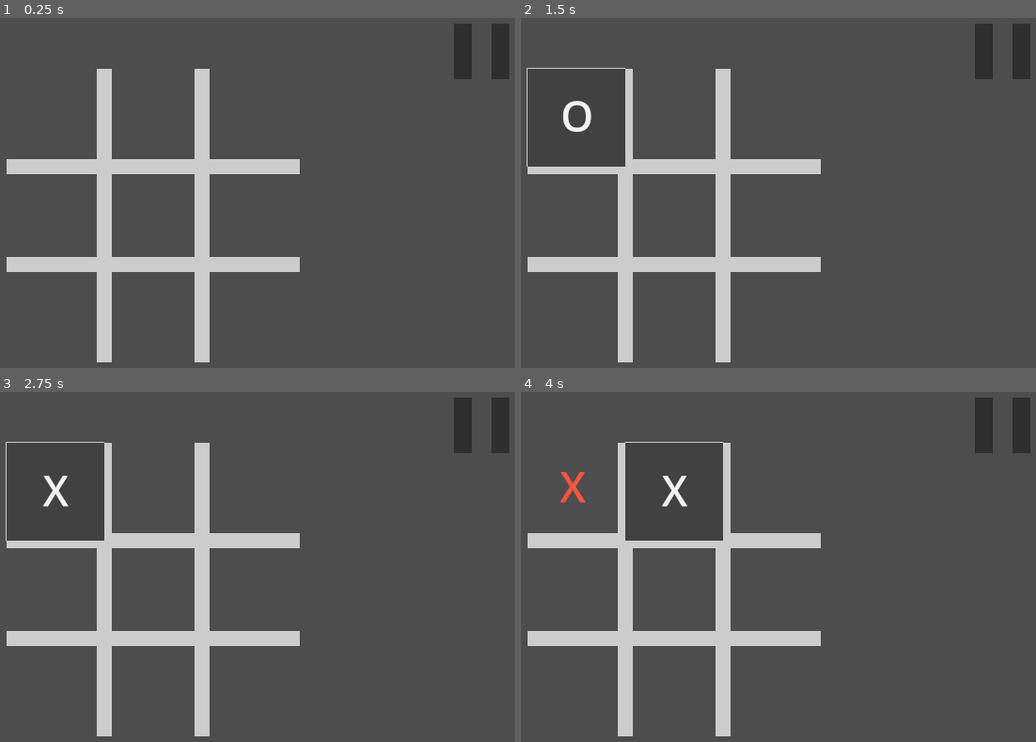
Above: before the commit, frames 1-4 (two rows, left to right).
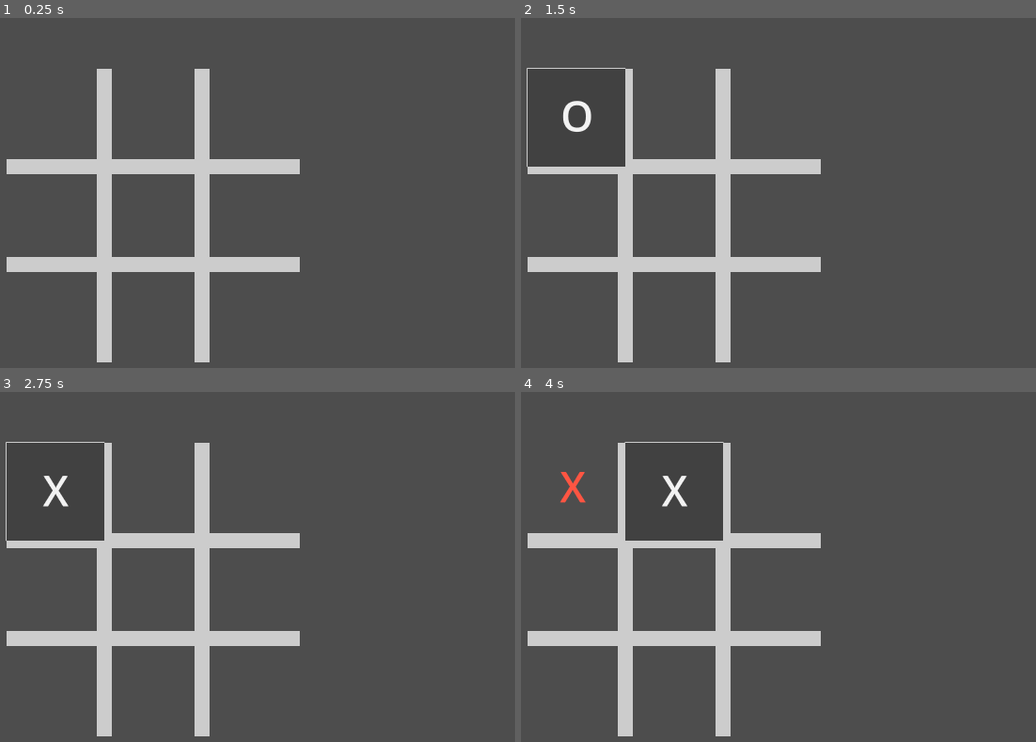
Above: after the commit, the same moments.

Repository: AlixBarreaux/tic-tac-two
Game: Godot game, scene res://scenes/game.tscn
The game is run twice, just before and just after one commit, with the same random seed, the same clock (stepped at 60 frames per second) and the same inputs.
Inputs (mouse positions are in pixels of both pictures, inside the frame that each line leads up to):
- Up to frame 1 (0.25 s): no input
- Up to frame 2 (1.5 s): click (577, 116) at 0.5 s; click "X" at 1.25 s
- Up to frame 3 (2.75 s): click "O" at 2 s
- Up to frame 4 (4 s): click (675, 490) at 2.75 s; click "O" at 3.5 s

The runs differ from the first frame. In frame 1, 1.1% of the frame differs, in the area x 88-99%, y 1-18%; in frame 2, 1.1%; in frame 3, 1.1%; in frame 4, 1.1%.

Commit message:
Fix: Wrong player id on win

Diff:
--- a/autoloads/scripts/events.gd
+++ b/autoloads/scripts/events.gd
@@ -5,4 +5,5 @@
 signal game_started
 signal game_reset
 signal player_picked_cell(id: int)
+signal board_assigned_cell
 signal player_won(id: int)
--- a/autoloads/scripts/global.gd
+++ b/autoloads/scripts/global.gd
@@ -28,6 +28,7 @@
 
 
 func on_player_picked_cell(_player_id: int) -> void:
+	await Events.board_assigned_cell
 	if current_player_id == 1:
 		current_player_id = 2
 	else: current_player_id = 1
--- a/scenes/game.tscn
+++ b/scenes/game.tscn
@@ -59,25 +59,19 @@
 
 [node name="CanvasLayer" type="CanvasLayer" parent="."]
 
-[node name="UI" type="Control" parent="CanvasLayer"]
-layout_mode = 3
-anchors_preset = 15
-anchor_right = 1.0
-anchor_bottom = 1.0
-grow_horizontal = 2
-grow_vertical = 2
+[node name="PauseMenuUI" parent="CanvasLayer" instance=ExtResource("3_dlpvo")]
+visible = false
 
-[node name="Board" type="GridContainer" parent="CanvasLayer/UI"]
-layout_mode = 1
+[node name="Board" type="GridContainer" parent="CanvasLayer"]
 anchors_preset = -1
 anchor_left = 0.305
 anchor_top = 0.153
 anchor_right = 0.695
 anchor_bottom = 0.847
-offset_left = -0.360016
-offset_top = -0.144005
-offset_right = 0.359924
-offset_bottom = 0.143982
+offset_left = -0.360046
+offset_top = -0.144012
+offset_right = 0.359863
+offset_bottom = 0.143921
 grow_horizontal = 2
 grow_vertical = 2
 theme_override_constants/h_separation = 0
@@ -87,7 +81,7 @@
 btn_cell_player_1_pawn_color = Color(0.24165, 0.192983, 1, 1)
 btn_cell_player_2_pawn_color = Color(0.99482, 0.332057, 0.258464, 1)
 
-[node name="ButtonCellTopLeft" parent="CanvasLayer/UI/Board" instance=ExtResource("1_b1dxv")]
+[node name="ButtonCellTopLeft" parent="CanvasLayer/Board" instance=ExtResource("1_b1dxv")]
 layout_mode = 2
 focus_neighbor_left = NodePath("../ButtonTopRight")
 focus_neighbor_top = NodePath("../ButtonBottomLeft")
@@ -97,7 +91,7 @@
 focus_previous = NodePath("../ButtonBottomRight")
 theme_override_styles/normal = SubResource("StyleBoxFlat_yptch")
 
-[node name="ButtonCellTopMiddle" parent="CanvasLayer/UI/Board" instance=ExtResource("1_b1dxv")]
+[node name="ButtonCellTopMiddle" parent="CanvasLayer/Board" instance=ExtResource("1_b1dxv")]
 layout_mode = 2
 focus_neighbor_left = NodePath("../ButtonCellTopLeft")
 focus_neighbor_top = NodePath("../ButtonBottomMiddle")
@@ -107,7 +101,7 @@
 focus_previous = NodePath("../ButtonCellTopLeft")
 theme_override_styles/normal = SubResource("StyleBoxFlat_elyke")
 
-[node name="ButtonTopRight" parent="CanvasLayer/UI/Board" instance=ExtResource("1_b1dxv")]
+[node name="ButtonTopRight" parent="CanvasLayer/Board" instance=ExtResource("1_b1dxv")]
 layout_mode = 2
 focus_neighbor_left = NodePath("../ButtonCellTopMiddle")
 focus_neighbor_top = NodePath("../ButtonBottomRight")
@@ -117,7 +111,7 @@
 focus_previous = NodePath("../ButtonCellTopMiddle")
 theme_override_styles/normal = SubResource("StyleBoxFlat_ilknn")
 
-[node name="ButtonCenterLeft" parent="CanvasLayer/UI/Board" instance=ExtResource("1_b1dxv")]
+[node name="ButtonCenterLeft" parent="CanvasLayer/Board" instance=ExtResource("1_b1dxv")]
 layout_mode = 2
 focus_neighbor_left = NodePath("../ButtonCenterRight")
 focus_neighbor_top = NodePath("../ButtonCellTopLeft")
@@ -127,7 +121,7 @@
 focus_previous = NodePath("../ButtonTopRight")
 theme_override_styles/normal = SubResource("StyleBoxFlat_v350l")
 
-[node name="ButtonCenterMiddle" parent="CanvasLayer/UI/Board" instance=ExtResource("1_b1dxv")]
+[node name="ButtonCenterMiddle" parent="CanvasLayer/Board" instance=ExtResource("1_b1dxv")]
 layout_mode = 2
 focus_neighbor_left = NodePath("../ButtonCenterLeft")
 focus_neighbor_top = NodePath("../ButtonCellTopMiddle")
@@ -137,7 +131,7 @@
 focus_previous = NodePath("../ButtonCenterLeft")
 theme_override_styles/normal = SubResource("StyleBoxFlat_t1rvh")
 
-[node name="ButtonCenterRight" parent="CanvasLayer/UI/Board" instance=ExtResource("1_b1dxv")]
+[node name="ButtonCenterRight" parent="CanvasLayer/Board" instance=ExtResource("1_b1dxv")]
 layout_mode = 2
 focus_neighbor_left = NodePath("../ButtonCenterMiddle")
 focus_neighbor_top = NodePath("../ButtonTopRight")
@@ -147,7 +141,7 @@
 focus_previous = NodePath("../ButtonCenterMiddle")
 theme_override_styles/normal = SubResource("StyleBoxFlat_2h4cq")
 
-[node name="ButtonBottomLeft" parent="CanvasLayer/UI/Board" instance=ExtResource("1_b1dxv")]
+[node name="ButtonBottomLeft" parent="CanvasLayer/Board" instance=ExtResource("1_b1dxv")]
 layout_mode = 2
 focus_neighbor_left = NodePath("../ButtonBottomRight")
 focus_neighbor_top = NodePath("../ButtonCenterLeft")
@@ -157,7 +151,7 @@
 focus_previous = NodePath("../ButtonCenterRight")
 theme_override_styles/normal = SubResource("StyleBoxFlat_2n1ha")
 
-[node name="ButtonBottomMiddle" parent="CanvasLayer/UI/Board" instance=ExtResource("1_b1dxv")]
+[node name="ButtonBottomMiddle" parent="CanvasLayer/Board" instance=ExtResource("1_b1dxv")]
 layout_mode = 2
 focus_neighbor_left = NodePath("../ButtonBottomLeft")
 focus_neighbor_top = NodePath("../ButtonCenterMiddle")
@@ -167,7 +161,7 @@
 focus_previous = NodePath("../ButtonBottomLeft")
 theme_override_styles/normal = SubResource("StyleBoxFlat_a5kyk")
 
-[node name="ButtonBottomRight" parent="CanvasLayer/UI/Board" instance=ExtResource("1_b1dxv")]
+[node name="ButtonBottomRight" parent="CanvasLayer/Board" instance=ExtResource("1_b1dxv")]
 layout_mode = 2
 focus_neighbor_left = NodePath("../ButtonBottomMiddle")
 focus_neighbor_top = NodePath("../ButtonCenterRight")
@@ -176,5 +170,3 @@
 focus_next = NodePath("../ButtonCellTopLeft")
 focus_previous = NodePath("../ButtonBottomMiddle")
 theme_override_styles/normal = SubResource("StyleBoxFlat_pp6fu")
-
-[node name="PauseMenuUI" parent="CanvasLayer" instance=ExtResource("3_dlpvo")]
--- a/scripts/board.gd
+++ b/scripts/board.gd
@@ -38,12 +38,7 @@
 		button_cell.player_1_pawn_color = btn_cell_player_1_pawn_color
 		button_cell.player_2_pawn_color = btn_cell_player_2_pawn_color
 
-
 	cells = initial_cells
-
-
-
-
 
 
 func reset() -> void:
@@ -66,6 +61,8 @@
 
 
 func check_if_a_player_won() -> void:
+	print(cells)
+
 	for alignment_array in WINNING_CELLS_LINES:
 		var next_cell_owner: int = 0
 		var previous_cell_owner: int = 0
@@ -90,9 +87,9 @@
 					if previous_cell_owner == 0:
 						## 1st and 2nd cells are neutral
 						break
-					## 1st and 2nd cells match#print("1st and 2nd cells match! ", previous_cell_owner, " ", next_cell_owner)
+					## 1st and 2nd cells match
 				else:
-					## 1st and 2nd cells mismatch#print("1st and 2nd cells mismatch!", previous_cell_owner, " ", next_cell_owner)
+					## 1st and 2nd cells mismatch
 					break
 			elif iterations_count == 3:
 				## 3rd iteration
@@ -107,7 +104,6 @@
 				else:
 					## 2nd and 3rd cells mismatch
 					break
-
 	## Check for tie match
 	if not EnumCellOwners.CellOwners.NEUTRAL in cells:
 		print("Tiiiiiiiiiiiiiiiiiiiiiiiiiiiiiiiiiiiiiiiiiiiiiiiiiiiiiie!")
@@ -115,6 +111,7 @@
 
 func on_player_picked_cell(cell_id: int) -> void:
 	set_cell(cell_id, Global.current_player_id)
+	Events.board_assigned_cell.emit()
 	check_if_a_player_won()
 
 
